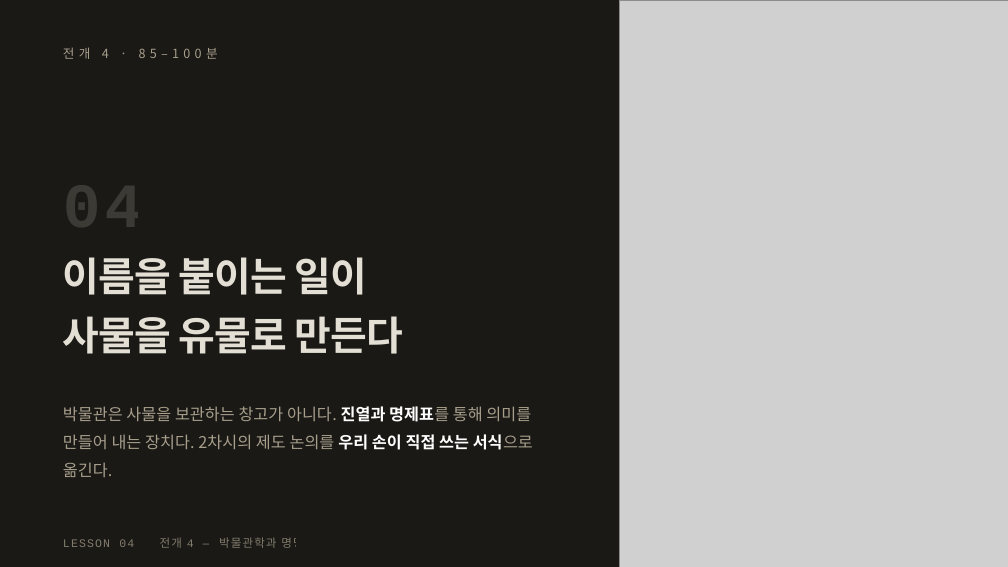
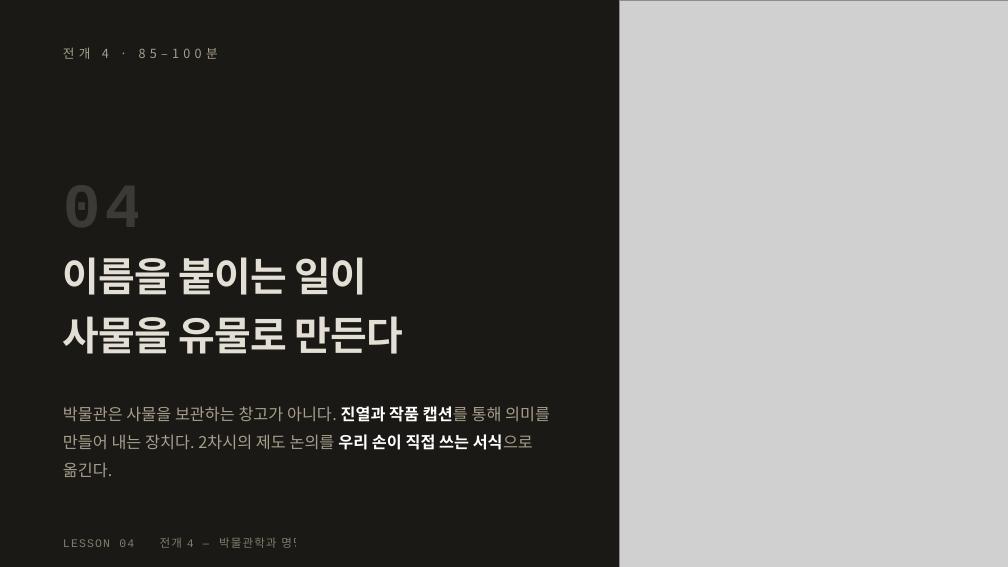
Before and after one commit to miran-artcode/museum, a slide deck: slide 22 of ppt/4차시_학생용_유물은_어떻게_만들어지는가.pptx. Drawn at 1008x567 pixels with LibreOffice and Linux fonts; fonts in the diff are those of the drawing; grey boxes stand for pictures; background and template pictures are left out. Boxes give left, top, right and bottom in pixels: in the first picture for what was removed or moved away, otherwise in the second. Text is boxed around its words. In the diff, an @@ line names an element or a change of style, - is before the commit and + after.

Commit message:
체크포인트 — 캡션 두 장 비교 자료 작업 전 저장

```diff
--- a/ppt/4차시_학생용_유물은_어떻게_만들어지는가.pptx
+++ b/ppt/4차시_학생용_유물은_어떻게_만들어지는가.pptx
@@ text at [63, 406, 550, 477]: text changed @@
-박물관은 사물을 보관하는 창고가 아니다. 진열과 명제표를 통해 의미를 만들어 내는 장치다. 2차시의 제도 논의를 우리 손이 직접 쓰는 서식으로 옮긴다.
+박물관은 사물을 보관하는 창고가 아니다. 진열과 작품 캡션를 통해 의미를 만들어 내는 장치다. 2차시의 제도 논의를 우리 손이 직접 쓰는 서식으로 옮긴다.
```
Also in this commit, not shown: 8 other slides changed, 40 other files.
